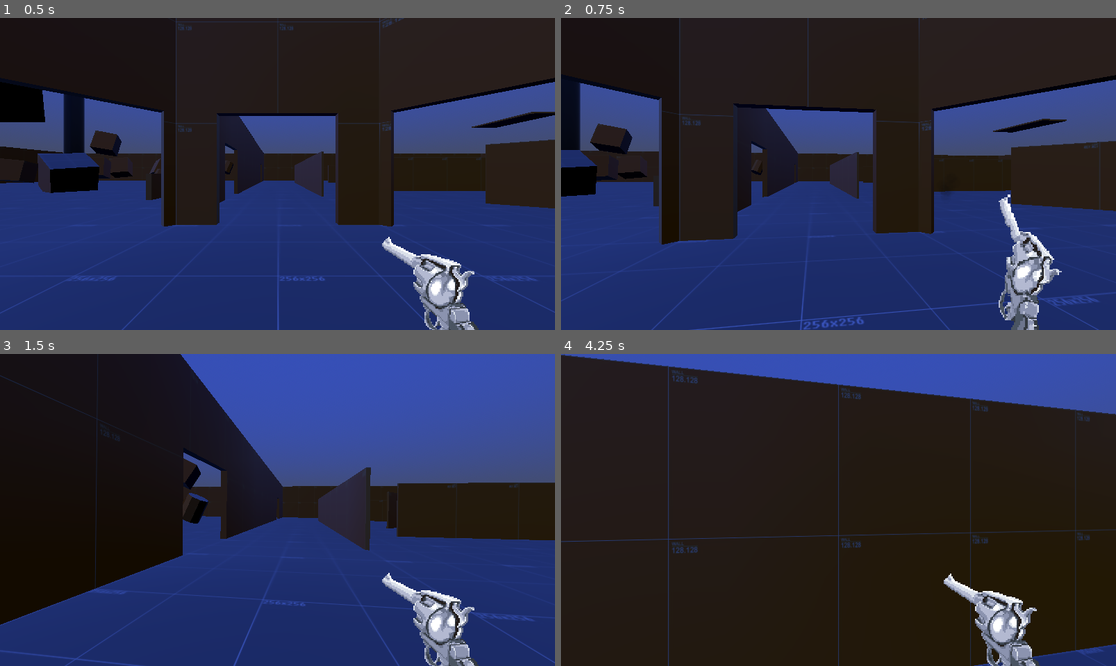
Above: before the commit, frames 1-4 (two rows, left to right).
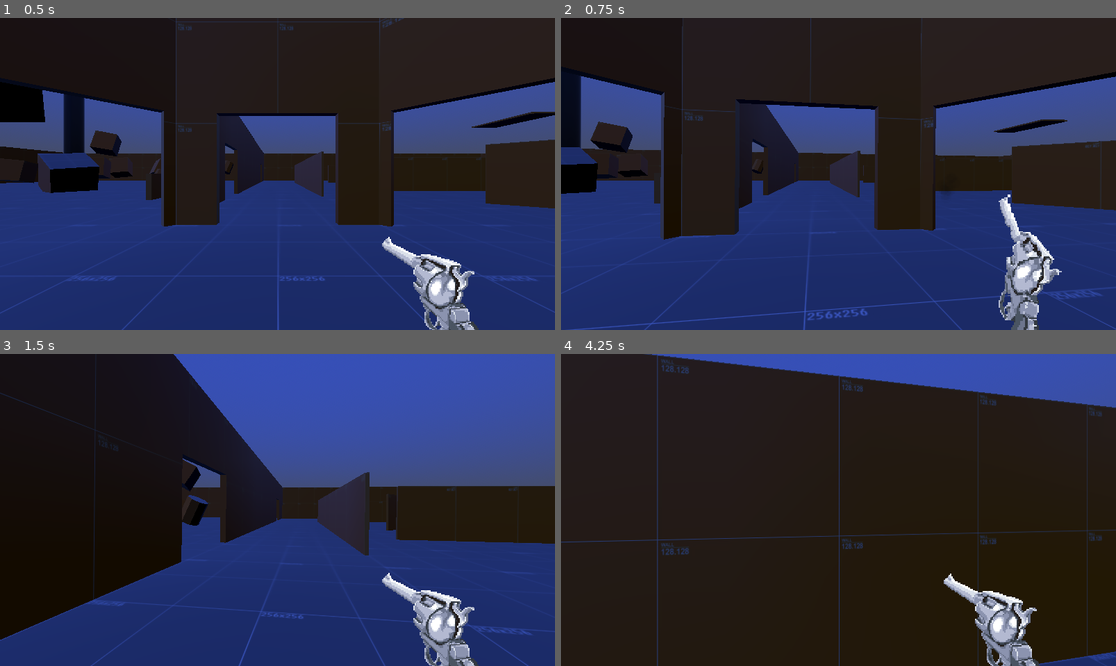
Above: after the commit, the same moments.

Repository: Liloslash/CocoonstrikeV2
Game: Godot game, scene res://world.tscn
Two runs of this game, one before a commit and one after it. Both use one fixed random seed, a clock stepped at 60 frames per second and the inputs below.
Inputs (mouse positions are in pixels of both pictures, inside the frame that each line leads up to):
- Up to frame 1 (0.5 s): no input
- Up to frame 2 (0.75 s): move the mouse to (866, 174) at 0.52 s; hold W (up) from 0.53 s (still down); hold Q (slam) from 0.53 s (still down); click (866, 174) at 0.6 s
- Up to frame 3 (1.5 s): keep holding W (up); tap Space (jump) at 0.77, 1.07 s; move the mouse to (249, 510) at 1.27 s; release Q (slam) at 1.28 s; tap Q (slam) at 1.35 s
- Up to frame 4 (4.25 s): keep holding W (up); tap Space (jump) at 1.52, 1.55, 1.82, 3.02, 3.32, 3.77, 3.8, 4.07 s; move the mouse to (849, 503) at 2.02 s; hold Space (jump) 2.03-2.78 s; click (849, 503) at 2.3 s; move the mouse to (832, 516) at 2.77 s; click (832, 516) at 2.85 s; tap Q (slam) at 3.05 s; move the mouse to (877, 513) at 3.52 s; hold Q (slam) from 3.53 s (still down)

Frame 1 is identical in both runs. In frame 2, 5.4% of the frame differs, in the area x 0-100%, y 0-100%; in frame 3, 4.1%; in frame 4, 4.9%.

Commit message:
Add recoil mechanics and improve shooting feedback in player and revolver scripts

Diff:
--- a/Player/player.gd
+++ b/Player/player.gd
@@ -9,14 +9,27 @@
 @export var freeze_duration_after_slam: float = 0.5
 @export var min_time_before_slam: float = 0.3
 
+@export_group("Contrôles")
+@export var mouse_sensitivity: float = 0.002
+
 @export_group("Camera Shake")
 @export var shake_intensity: float = 0.25
 @export var shake_duration: float = 0.5
 @export var shake_rotation: float = 5
+@export var shake_elastic_power: float = -10.0
+@export var shake_elastic_cycles: float = 10.0
+@export var shake_elastic_offset: float = 0.75
+
+@export_group("Effets de Tir")
+@export var recoil_intensity: float = 0.15
+@export var recoil_duration: float = 0.2
+@export var recoil_rotation: float = 3.0
+@export var recoil_kickback: float = 0.08
 
 @export_group("Head Bob")
 @export var headbob_amplitude: float = 0.05
 @export var headbob_frequency: float = 8.0
+@export var headbob_frequency_multiplier: float = 2.0
 
 # --- Variables internes ---
 var current_speed: float = 0.0
@@ -47,11 +60,14 @@
 func _input(event: InputEvent) -> void:
 	if event.is_action_pressed("esc"):
 		Input.mouse_mode = Input.MOUSE_MODE_VISIBLE
+
 	if event is InputEventMouseMotion and not is_frozen:
-		rotate_y(-event.relative.x * 0.002)
+		rotate_y(-event.relative.x * mouse_sensitivity)
+
 	if event.is_action_pressed("jump") and is_on_floor() and not is_frozen:
 		velocity.y = jump_velocity
 		jump_time = 0.0
+
 	if event.is_action_pressed("slam") and not is_on_floor() and jump_time >= min_time_before_slam and can_slam and not is_slamming and not is_frozen:
 		is_slamming = true
 		velocity.y = slam_velocity
@@ -63,6 +79,12 @@
 	original_camera_position = camera.position
 	original_camera_rotation = camera.rotation_degrees
 
+	# Connexion du signal de tir du revolver
+	if revolver_sprite:
+		revolver_sprite.shot_fired.connect(_trigger_recoil)
+	else:
+		push_error("Revolver sprite non trouvé dans HUD_Layer/Revolver")
+
 # --- Fonction générique pour déclencher le tremblement de caméra ---
 func start_camera_shake(intensity: float = -1.0, duration: float = -1.0, rot: float = -1.0) -> void:
 	shake_strength = intensity if intensity > 0 else shake_intensity
@@ -72,6 +94,12 @@
 
 # --- Gestion du tremblement, head bob et détection tir ---
 func _process(_delta: float) -> void:
+	_handle_camera_shake(_delta)
+	_handle_head_bob(_delta)
+	_handle_shooting()
+
+# --- Gestion séparée du camera shake ---
+func _handle_camera_shake(delta: float) -> void:
 	if shake_timer > 0:
 		var t := 1.0 - (shake_timer / shake_time_total)
 		var elastic := ease_out_elastic(t)
@@ -82,32 +110,72 @@
 		)
 		camera.position = original_camera_position + offset
 		camera.rotation_degrees = original_camera_rotation + Vector3(0, 0, randf_range(-1, 1) * shake_rot * (1 - elastic))
-		shake_timer -= _delta
+		shake_timer -= delta
 		if shake_timer <= 0:
 			camera.position = original_camera_position
 			camera.rotation_degrees = original_camera_rotation
-	elif not is_frozen and current_speed > 0:
-		headbob_timer += _delta
+
+# --- Gestion séparée du head bob ---
+func _handle_head_bob(delta: float) -> void:
+	if not is_frozen and current_speed > 0 and shake_timer <= 0:
+		headbob_timer += delta
 		var bob_offset_y = abs(sin(headbob_timer * headbob_frequency)) * headbob_amplitude
-		var bob_offset_x = sin(headbob_timer * headbob_frequency * 2) * headbob_amplitude * 0.5
+		var bob_offset_x = sin(headbob_timer * headbob_frequency * headbob_frequency_multiplier) * headbob_amplitude * 0.5
 		camera.position = original_camera_position + Vector3(bob_offset_x, bob_offset_y, 0)
-	else:
+	elif shake_timer <= 0:
 		headbob_timer = 0.0
 		camera.position = original_camera_position
 
-	# --- Détection du tir ---
+# --- Gestion séparée du tir ---
+func _handle_shooting() -> void:
 	if Input.is_action_just_pressed("shot"):
-		revolver_sprite.play_shot_animation()
+		if revolver_sprite:
+			revolver_sprite.play_shot_animation()
+			# Le recul sera déclenché par le signal shot_fired du revolver
+		else:
+			push_error("Revolver sprite non trouvé dans HUD_Layer/Revolver")
+
+# --- Effet de recul lors du tir ---
+func _trigger_recoil() -> void:
+	# Shake de recul avec paramètres spécifiques
+	start_camera_shake(recoil_intensity, recoil_duration, recoil_rotation)
+
+	# Effet de kickback (recul vers l'arrière)
+	var tween = create_tween()
+	tween.set_ease(Tween.EASE_OUT)
+	tween.set_trans(Tween.TRANS_BACK)
+
+	# Recul puis retour à la position normale
+	tween.tween_method(_apply_kickback_offset, 0.0, 1.0, recoil_duration * 0.3)
+	tween.tween_method(_apply_kickback_offset, 1.0, 0.0, recoil_duration * 0.7)
+
+# --- Application de l'offset de kickback ---
+func _apply_kickback_offset(progress: float) -> void:
+	if shake_timer <= 0:  # Ne pas interférer avec le shake
+		var kickback_offset = Vector3(0, 0, recoil_kickback * progress)
+		camera.position = original_camera_position + kickback_offset
 
 # --- Fonction d'atténuation EaseOutElastic pour la courbe du shake ---
 func ease_out_elastic(t: float) -> float:
 	if t == 0.0 or t == 1.0:
 		return t
 	var c4 = (2 * PI) / 3
-	return pow(2, -10 * t) * sin((t * 10 - 0.75) * c4) + 1
+	return pow(2, shake_elastic_power * t) * sin((t * shake_elastic_cycles - shake_elastic_offset) * c4) + 1
 
 # --- Mise à jour de la physique du joueur ---
 func _physics_process(delta: float) -> void:
+	_handle_freeze_state(delta)
+	if is_frozen:
+		return
+
+	_handle_gravity_and_jump(delta)
+	_handle_slam_landing()
+	_handle_movement(delta)
+
+	move_and_slide()
+
+# --- Gestion de l'état de freeze ---
+func _handle_freeze_state(delta: float) -> void:
 	if is_frozen:
 		freeze_timer -= delta
 		if freeze_timer <= 0:
@@ -115,20 +183,24 @@
 			freeze_timer = 0.0
 		velocity.x = 0.0
 		velocity.z = 0.0
-		return
-
+
+# --- Gestion de la gravité et du saut ---
+func _handle_gravity_and_jump(delta: float) -> void:
 	if not is_on_floor():
 		velocity.y += get_gravity().y * delta
 		jump_time += delta
 
+# --- Gestion de l'atterrissage après slam ---
+func _handle_slam_landing() -> void:
 	if is_on_floor() and is_slamming:
 		is_slamming = false
 		is_frozen = true
 		freeze_timer = freeze_duration_after_slam
 		start_camera_shake()
 
+# --- Gestion du mouvement horizontal ---
+func _handle_movement(delta: float) -> void:
 	var input_dir = Input.get_vector("left", "right", "up", "down")
-
 	if input_dir != Vector2.ZERO:
 		var direction = (transform.basis * Vector3(input_dir.x, 0, input_dir.y)).normalized()
 		if not is_frozen:
@@ -145,5 +217,3 @@
 		current_speed = 0.0
 		velocity.x = 0.0
 		velocity.z = 0.0
-
-	move_and_slide()
--- a/Player/player.tscn
+++ b/Player/player.tscn
@@ -154,6 +154,10 @@
 min_time_before_slam = 0.4
 shake_intensity = 0.8
 shake_duration = 0.8
+recoil_intensity = 0.03
+recoil_duration = 0.4
+recoil_rotation = 1.5
+recoil_kickback = 0.15
 headbob_amplitude = 0.06
 headbob_frequency = 6.0
 
--- a/Revolver/revolver.gd
+++ b/Revolver/revolver.gd
@@ -1,4 +1,7 @@
 extends AnimatedSprite2D
+
+# Signal émis au moment exact du tir
+signal shot_fired
 
 @export var tween_duration := 0.12  # Durée réglable dans l'inspecteur
 @onready var animation_player = $AnimationPlayer
@@ -9,6 +12,9 @@
 	play("Idle")
 	animation_player.play("Sway_Idle")
 	connect("animation_finished", Callable(self, "_on_animation_finished"))
+
+	# Connexion du signal frame_changed pour détecter le moment du tir
+	connect("frame_changed", Callable(self, "_on_frame_changed"))
 
 func play_shot_animation():
 	animation_player.stop()
@@ -21,3 +27,11 @@
 	if animation == "GunShotAnim":
 		play("Idle")
 		animation_player.play("Sway_Idle")
+
+# Détection du moment du tir dans l'animation
+func _on_frame_changed():
+	if animation == "GunShotAnim":
+		# Émission du signal au moment du tir (ajustez le frame selon votre animation)
+		# Par exemple, si le tir a lieu à la frame 2 ou 3 de votre animation
+		if frame == 2:  # Changez cette valeur selon votre animation
+			shot_fired.emit()
